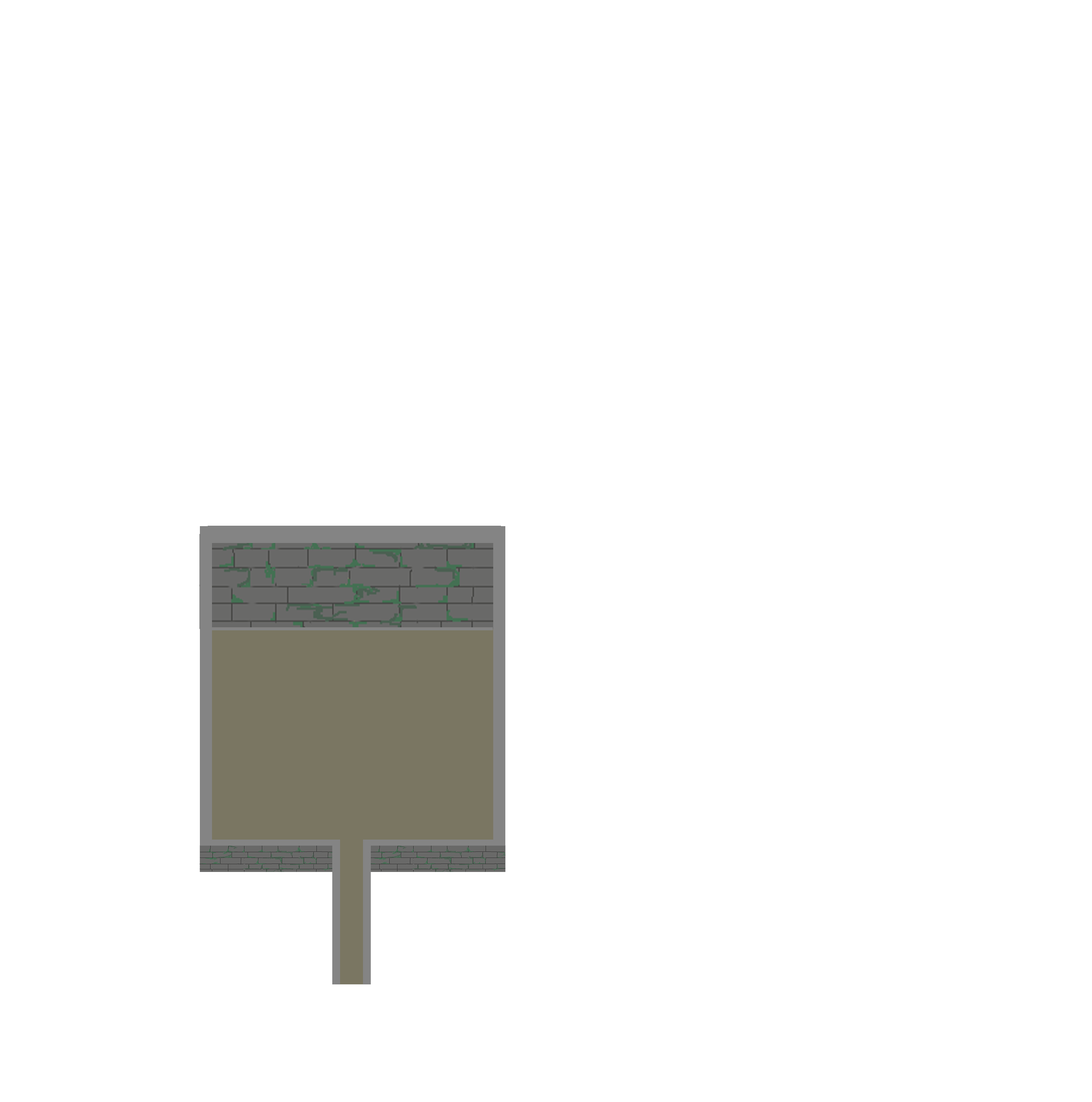
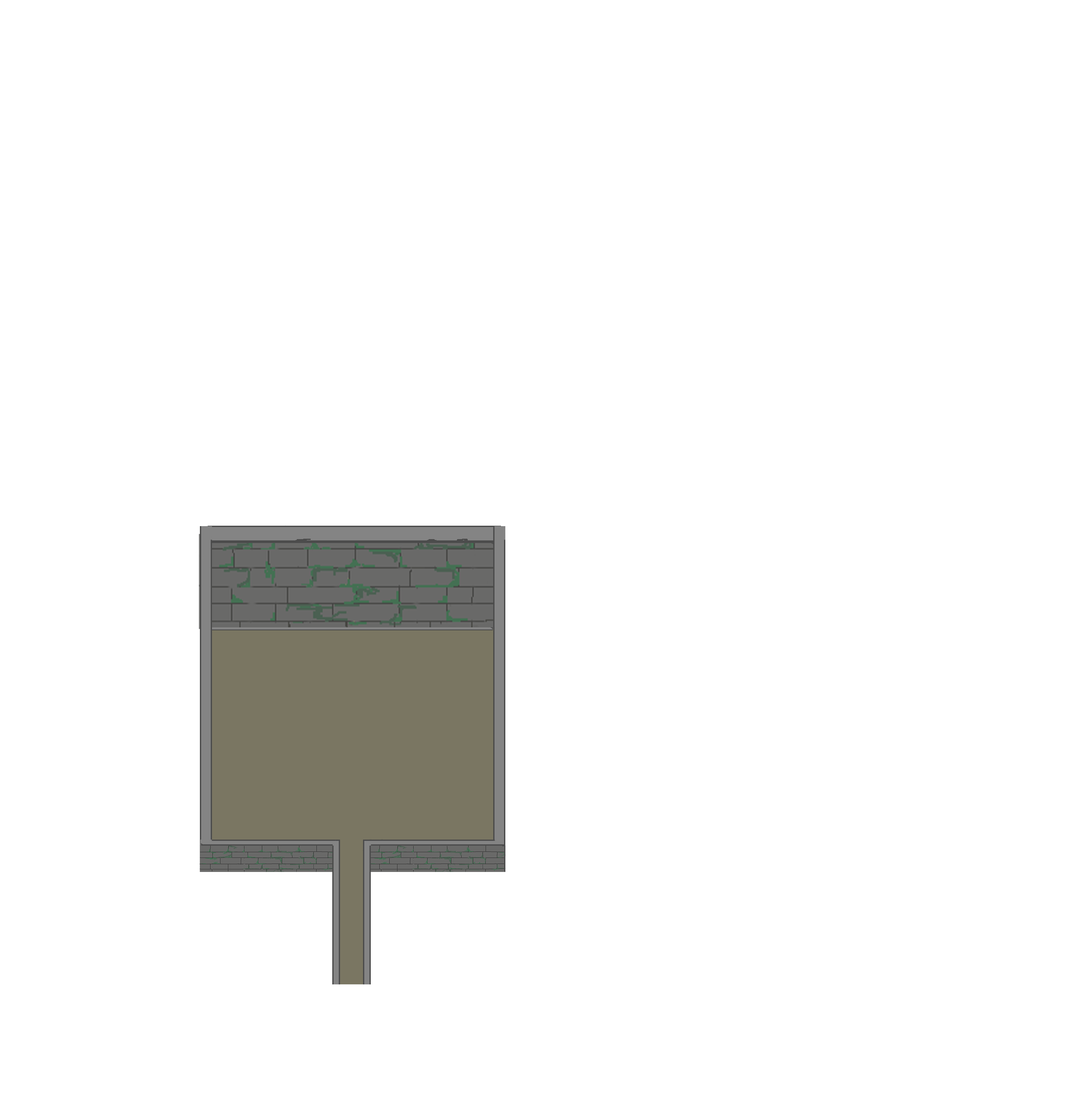
Layer changes from the first 1092 × 1102 image to the second:
painted on "cimamurodeitado1" over [368, 839, 506, 847]
painted on "cimamurodeitado" over [199, 839, 338, 847]
painted on "CimaMuropsb" over [331, 839, 340, 985]
painted on "CimaMuropsb1" over [362, 839, 371, 985]
painted on "MuroCaverna1" over [501, 845, 506, 873]
painted on "CimaMuropsb - maior1" over [199, 526, 212, 847]
painted on "CimaMuropsb - maior" over [493, 526, 506, 847]
painted on "cimamurodeitadoJaulachao" over [210, 627, 493, 632]
painted on "cimamurodeitadoJaula" over [207, 525, 501, 547]
painted on "MuroCavernajaulas" over [198, 534, 495, 630]
painted on "MuroCaverna" over [332, 845, 334, 873]
